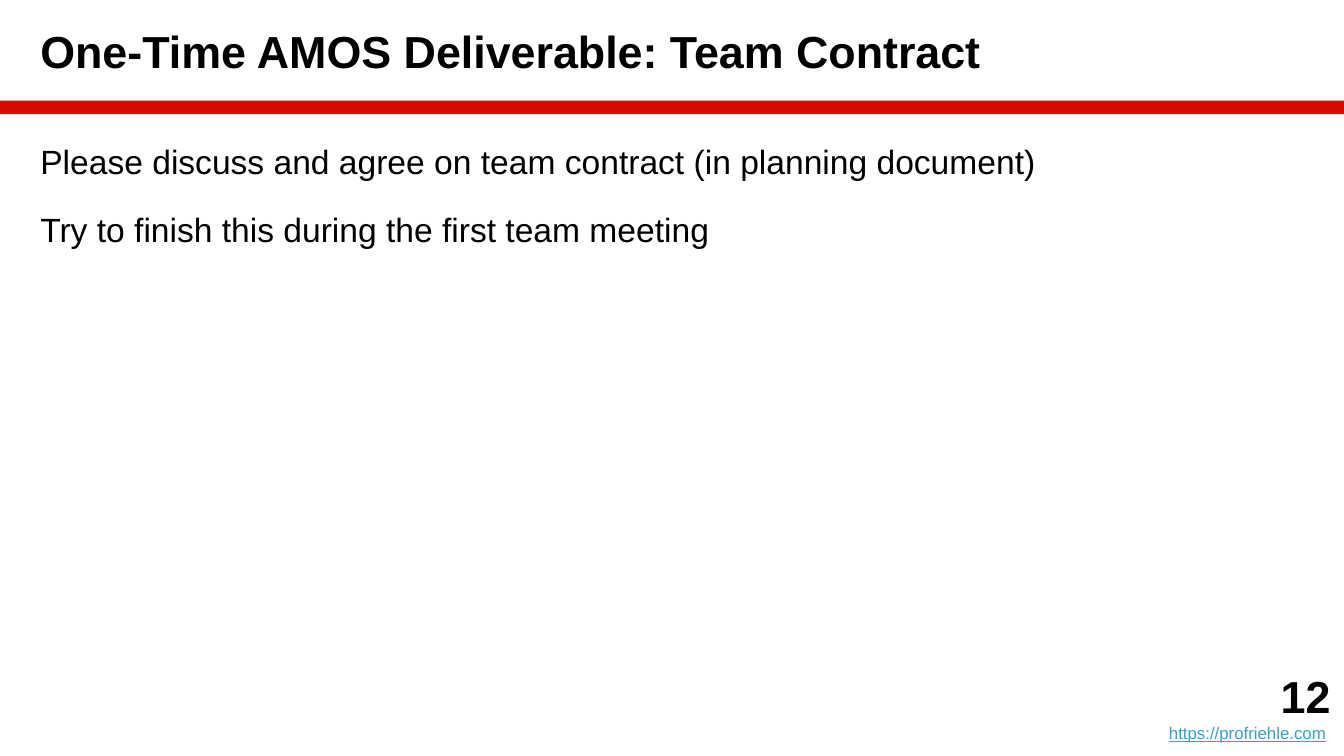
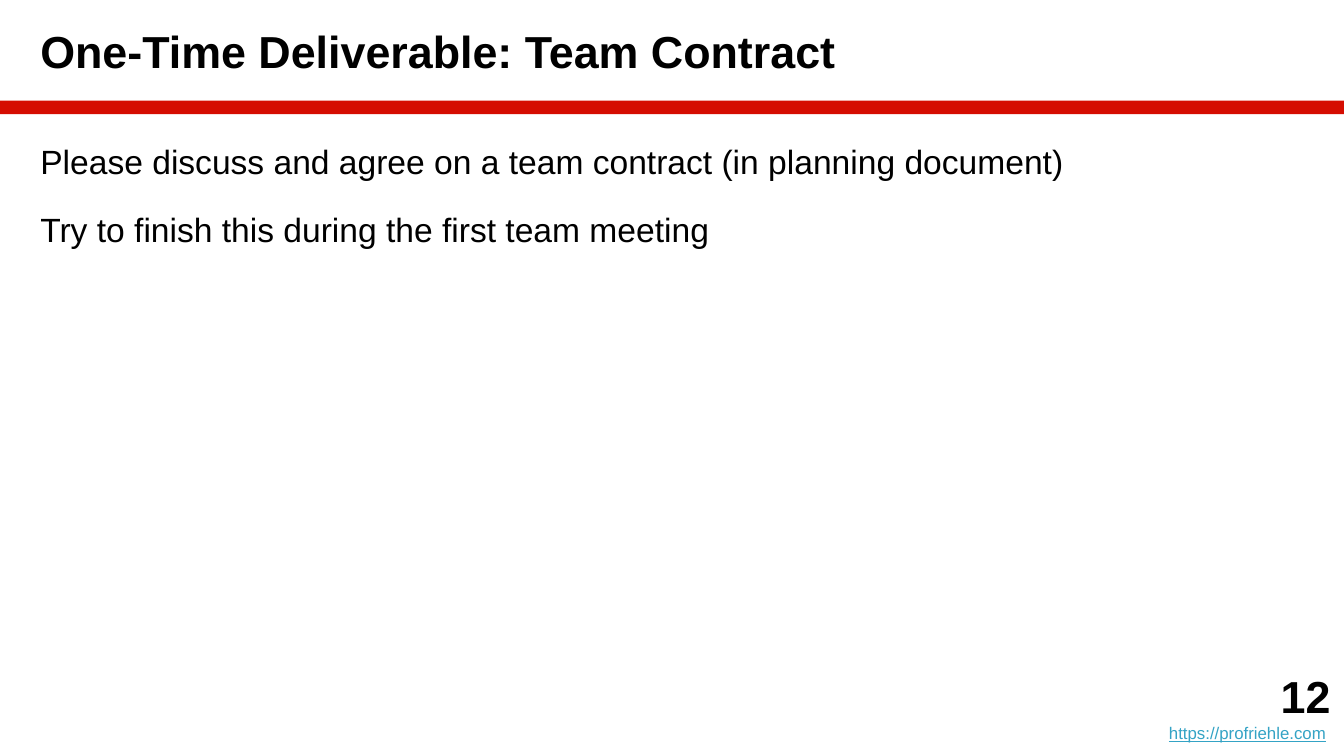
Before and after one commit to dirkriehle/amos-course, a slide deck: slide 12 of Lecture slides/AMOS B01 - Team and Tools.pptx. Drawn at 1344x756 pixels with LibreOffice and Linux fonts; fonts in the diff are those of the drawing. Boxes give left, top, right and bottom in pixels: in the first picture for what was removed or moved away, otherwise in the second. Text is boxed around its words. In the diff, an @@ line names an element or a change of style, - is before the commit and + after.

```diff
--- a/Lecture slides/AMOS B01 - Team and Tools.pptx
+++ b/Lecture slides/AMOS B01 - Team and Tools.pptx
@@ title at (40, 35, 835, 69): text changed @@
-One-Time AMOS Deliverable: Team Contract
+One-Time Deliverable: Team Contract
@@ text at (40, 149, 1064, 180): text changed @@
-Please discuss and agree on team contract (in planning document)
+Please discuss and agree on a team contract (in planning document)
```
Also in this commit, not shown: 19 other slides changed, 5 other files.
